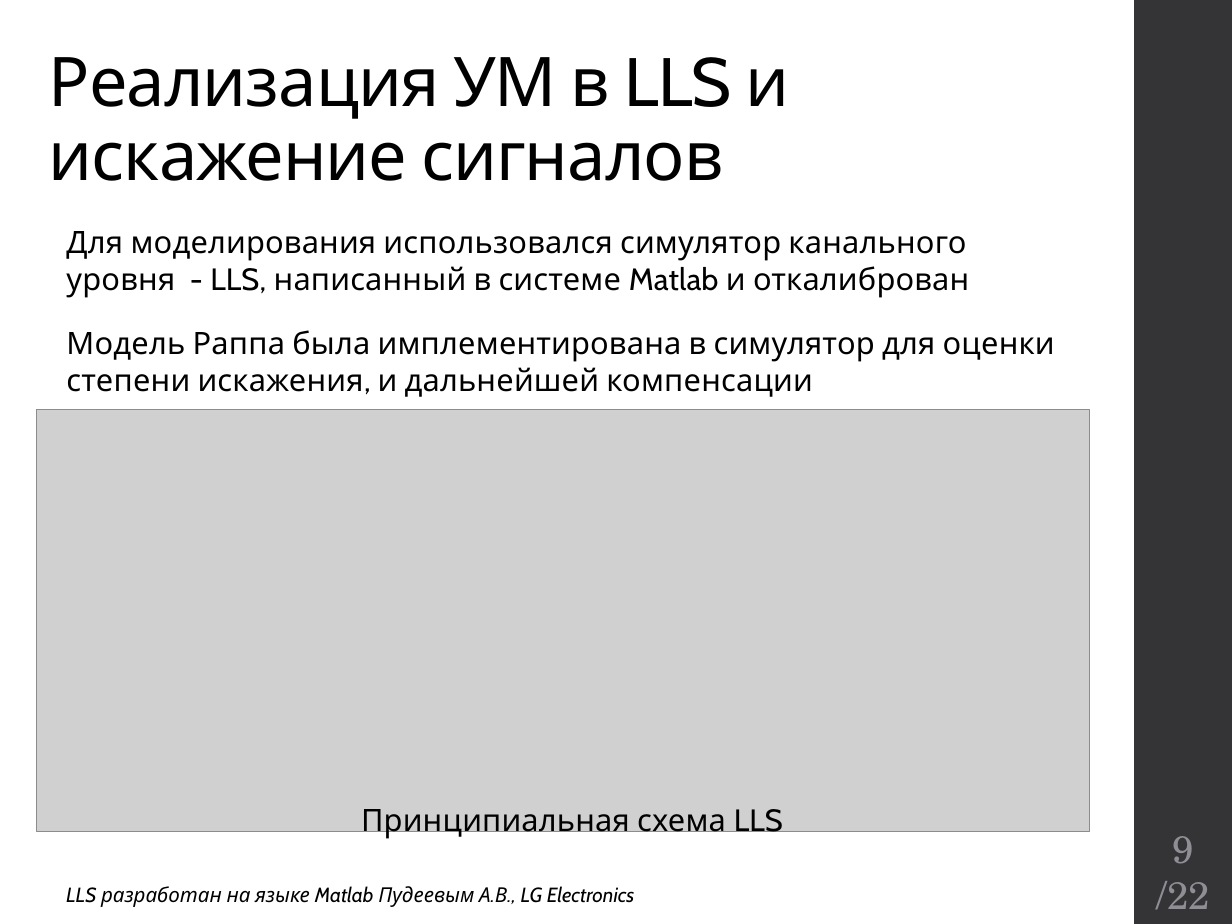
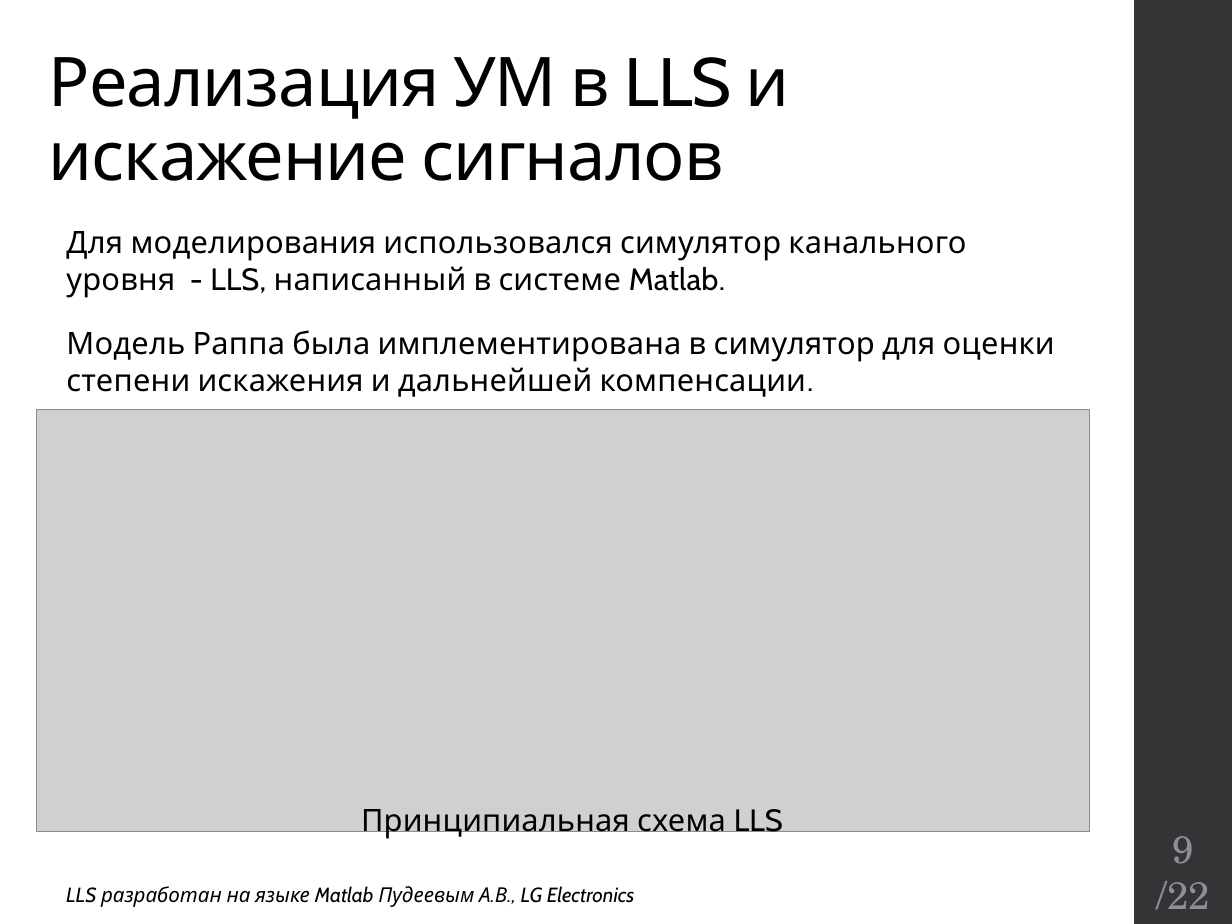
Before and after one commit to kannab98/graduation-paper, a slide deck: slide 9 of Presentation.pptx. Drawn at 1232x924 pixels with LibreOffice and Linux fonts; fonts in the diff are those of the drawing; grey boxes stand for pictures. Boxes give left, top, right and bottom in pixels: in the first picture for what was removed or moved away, otherwise in the second. Text is boxed around its words. In the diff, an @@ line names an element or a change of style, - is before the commit and + after.

```diff
--- a/Presentation.pptx
+++ b/Presentation.pptx
@@ text at [66, 231, 1055, 397]: text changed @@
-Для моделирования использовался симулятор канального уровня - LLS, написанный в системе Matlab и откалиброван
-Модель Раппа была имплементирована в симулятор для оценки степени искажения, и дальнейшей компенсации
+Для моделирования использовался симулятор канального уровня - LLS, написанный в системе Matlab.
+Модель Раппа была имплементирована в симулятор для оценки степени искажения и дальнейшей компенсации.
```
Also in this commit, not shown: 5 other slides changed, 2 other files.
